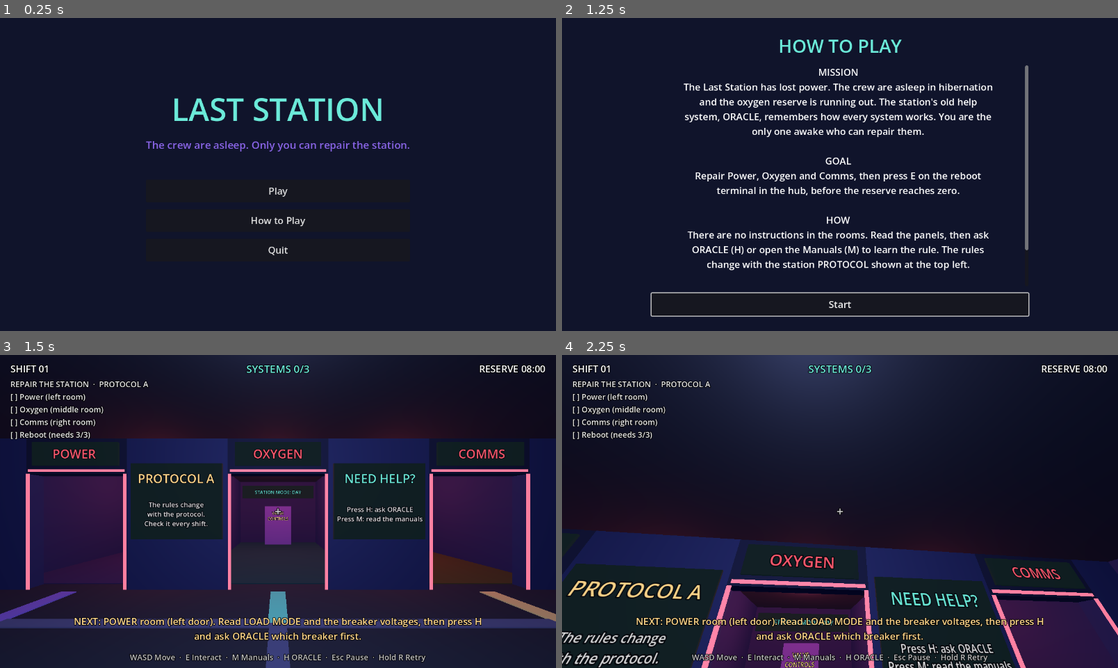
Above: before the commit, frames 1-4 (two rows, left to right).
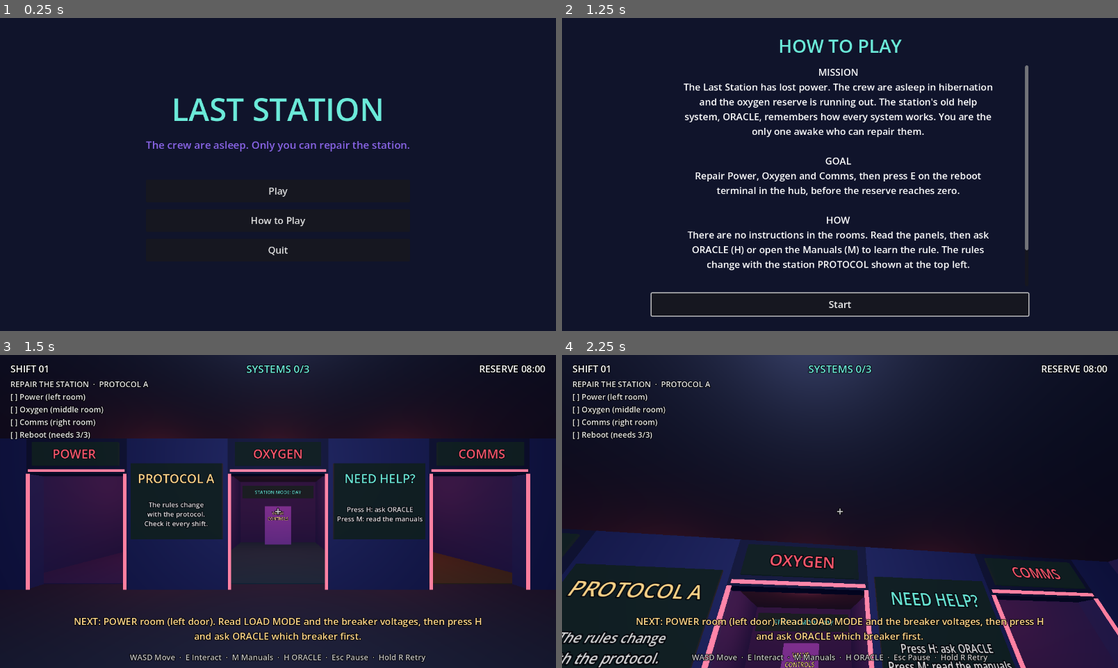
Above: after the commit, the same moments.

Repository: Leon6112003/last-station
Game: Godot game, scene res://scenes/main.tscn
Two runs of this game, one before a commit and one after it. Both use one fixed random seed, a clock stepped at 60 frames per second and the inputs below.
Inputs (mouse positions are in pixels of both pictures, inside the frame that each line leads up to):
- Up to frame 1 (0.25 s): no input
- Up to frame 2 (1.25 s): click "Play" at 0.5 s
- Up to frame 3 (1.5 s): click "Start" at 1.25 s
- Up to frame 4 (2.25 s): tap Enter at 2 s; move the mouse to (867, 511) at 2.02 s; hold W (move_forward) from 2.03 s (still down); hold E (interact) from 2.03 s (still down)

Frames 1-2 are identical in both runs. In frame 3, 3.3% of the frame differs, in the area x 0-100%, y 75-100%; in frame 4, nothing differs.

Commit message:
Remove floor guide lines from the hub
They looked bad from an angle. Door frames, header signs and tinted room floors still show where each room is. Docs and smoke test updated (506 checks).

Diff:
--- a/scripts/station_builder.gd
+++ b/scripts/station_builder.gd
@@ -124,15 +124,6 @@
 		# Each room's floor is tinted so rooms are easy to tell apart.
 		_add_flat(parent, "RoomFloor", Vector3(x, 0.011, room_center_z), Vector2(3.7, 5.7), ROOM_FLOOR_TINT[room_id])
 
-	# --- Hub floor guide lines: a stem from the spawn, a bar across, and a
-	# coloured stub into each doorway.
-	var guide_dim := Rules.COLOR_INDIGO.lightened(0.15)
-	_add_flat(parent, "GuideStem", Vector3(0.0, 0.012, -0.3), Vector2(0.24, 2.6), guide_dim)
-	_add_flat(parent, "GuideBar", Vector3(0.0, 0.012, -1.6), Vector2(8.24, 0.2), guide_dim)
-	var stub_colors := {"power": Rules.COLOR_VIOLET, "oxygen": Rules.COLOR_CYAN, "comms": Rules.COLOR_GOLD}
-	for room_id in ROOM_CENTERS_X:
-		_add_flat(parent, "GuideStub", Vector3(ROOM_CENTERS_X[room_id], 0.013, -2.15), Vector2(0.28, 1.1), stub_colors[room_id])
-
 	var interactables: Array[Interactable] = []
 
 	# --- Hub boards flanking the middle doorway, in view from the spawn.
--- a/tests/test_smoke.gd
+++ b/tests/test_smoke.gd
@@ -52,9 +52,6 @@
 	var breaker_labels := world.find_children("*", "Label3D", true, false).filter(
 		func(l: Label3D) -> bool: return l.text.contains(" V") and l.position.y < 2.0)
 	_check(breaker_labels.size() == 4, "each breaker has its rating printed on it (found %d)" % breaker_labels.size())
-	var stubs := world.find_children("*", "MeshInstance3D", true, false).filter(func(m: MeshInstance3D) -> bool:
-		return m.position.y > 0.0125 and m.position.y < 0.0135)  # the stubs lie a hair above the stem and bar
-	_check(stubs.size() == 3, "a floor guide leads to each door (found %d)" % stubs.size())
 	_check(not (station["interactables"] as Array).any(func(i: Interactable) -> bool: return i.position.y < 0.0), "no terminal is below the floor")
 
 	var player := PlayerController.new()
Not shown, changed: docs/TEST_REPORT.md
